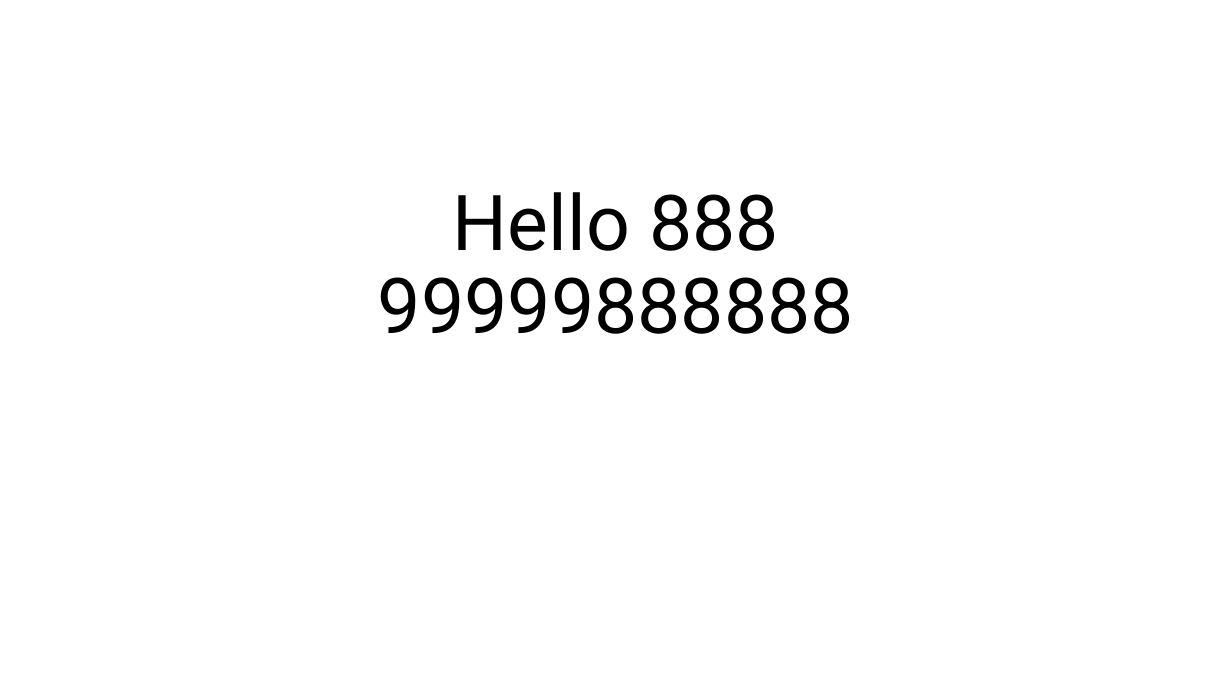
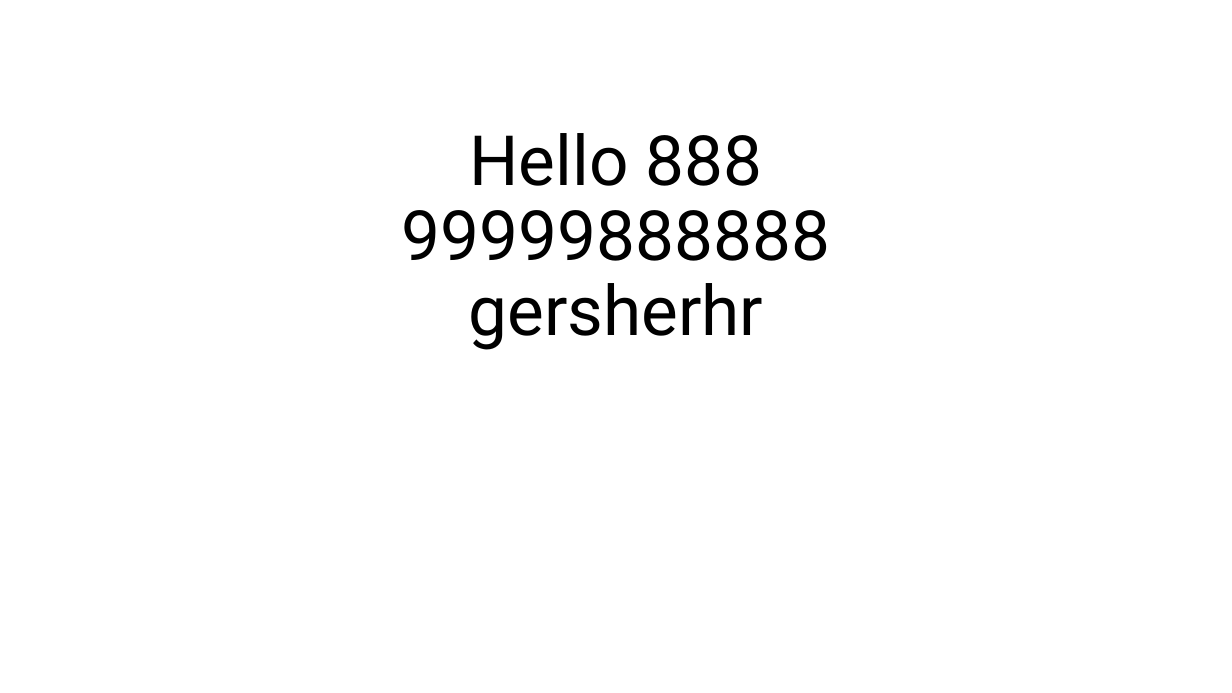
Before and after one commit to jimmy556807-droid/test, a slide deck: slide 1 of test1.pptx. Drawn at 1232x693 pixels with LibreOffice and Linux fonts; fonts in the diff are those of the drawing. Boxes give left, top, right and bottom in pixels: in the first picture for what was removed or moved away, otherwise in the second. Text is boxed around its words. In the diff, an @@ line names an element or a change of style, - is before the commit and + after.

Commit message:
latest upload
latest upload

```diff
--- a/test1.pptx
+++ b/test1.pptx
@@ title at (x1=402, y1=133, x2=830, y2=350): text changed; size 60 to 54 pt @@
-Hello 888
-99999888888
+Hello 888
+99999888888
+gersherhr
```
